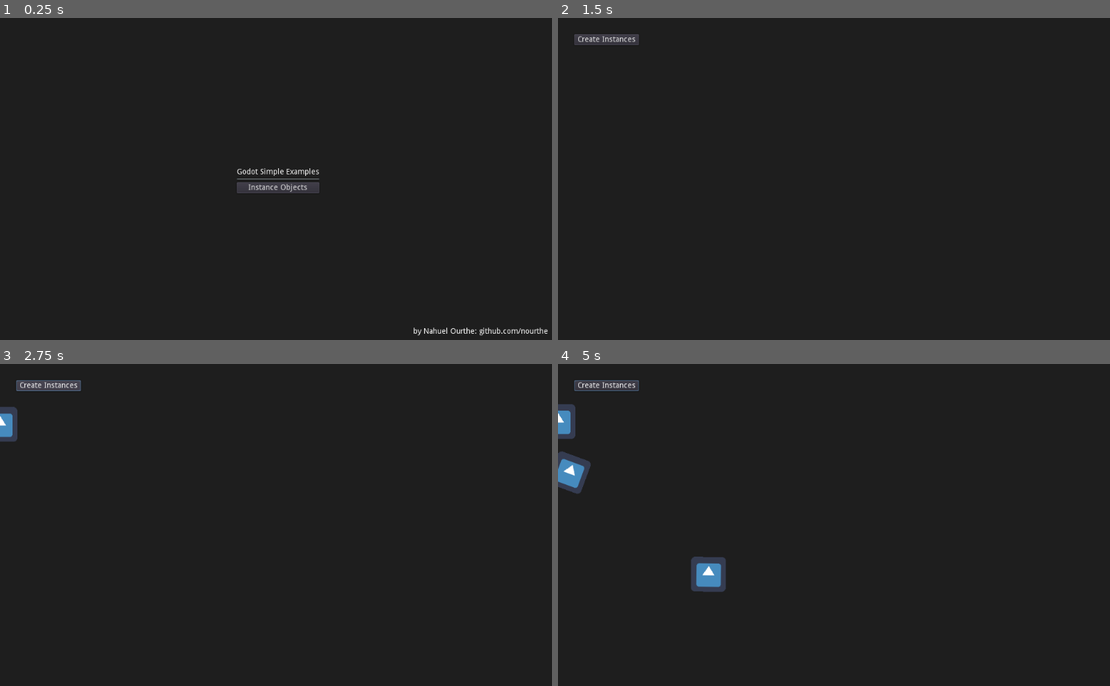
Above: before the commit, frames 1-4 (two rows, left to right).
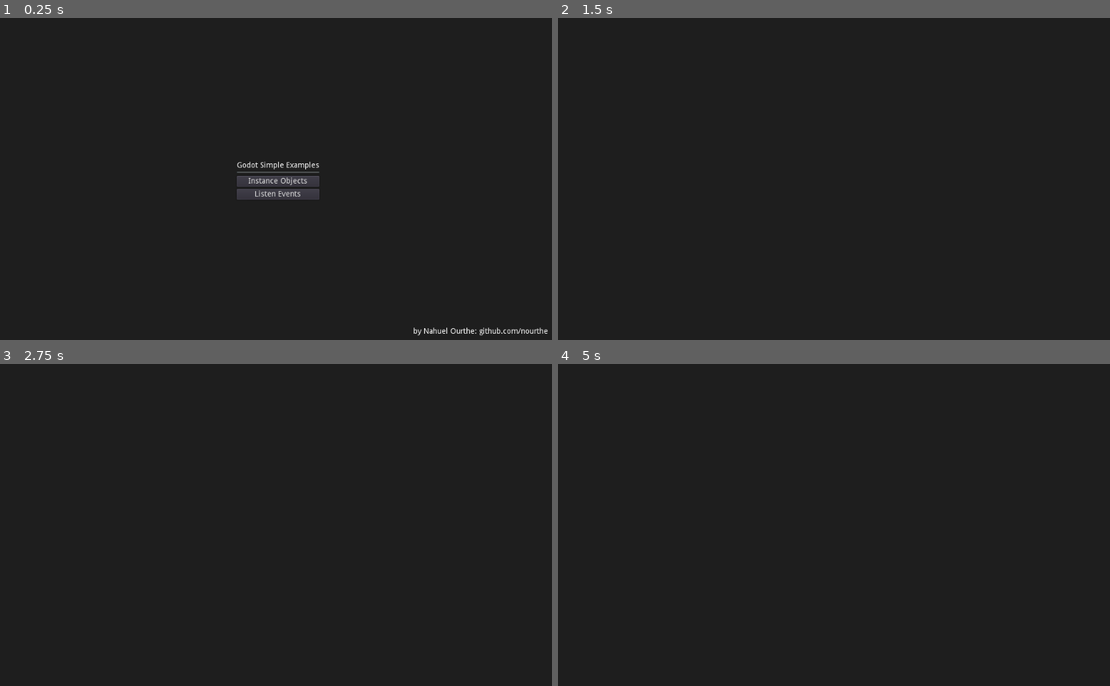
Above: after the commit, the same moments.

Repository: nourthe/godot-simple-examples
Game: Godot game, scene res://menu.tscn
The game is run twice, just before and just after one commit, with the same random seed, the same clock (stepped at 60 frames per second) and the same inputs. The engine's default icon, where the game draws it, is replaced by a stand-in: a white triangle on a blue panel in a dark square.
Inputs (mouse positions are in pixels of both pictures, inside the frame that each line leads up to):
- Up to frame 1 (0.25 s): no input
- Up to frame 2 (1.5 s): click (834, 195) at 0.5 s, where only the run after the commit has a clickable "Listen Events"; click (834, 188) at 1.25 s, where only the run before the commit has a clickable "Instance Objects"
- Up to frame 3 (2.75 s): click (49, 386) at 2 s, where only the run before the commit has a clickable "Create Instances"
- Up to frame 4 (5 s): click (607, 386) at 2.75 s, where only the run before the commit has a clickable "Create Instances"; click (607, 386) at 3.5 s, where only the run before the commit has a clickable "Create Instances"; tap Enter at 4.25 s; move the mouse to (960, 508) at 4.27 s; click (960, 508) at 4.42 s

The runs differ from the first frame. In frame 1, 1.1% of the frame differs, in the area x 42-58%, y 44-57%; in frame 2, 0.4%; in frame 3, 0.7%; in frame 4, 2.0%, in the area x 0-31%, y 4-71%.
Error after the commit: Parse Error: Mixed tabs and spaces in indentation. (res://examples/events/events.gd:22)

Commit message:
Created event scene and linked in menu

Diff:
--- /dev/null
+++ b/examples/events/events.gd
@@ -0,0 +1,22 @@
+extends Control
+
+# Declare member variables here. Examples:
+# var a = 2
+# var b = "text"
+
+# Called when the node enters the scene tree for the first time.
+func _ready():
+	pass # Replace with function body.
+
+# Called every frame. 'delta' is the elapsed time since the previous frame.
+#func _process(delta):
+#	pass
+
+# Called by an InputEvent (Hint: Click keywords as InputEvent pressing Ctrl to get help).
+func _input(event):
+	if event is InputEventMouseButton:
+		$center/text.set_text("Mouse Click/Unclick at: " + String(event.position))
+	elif event is InputEventMouseMotion:
+		$center/text.set_text("Mouse Motion at: " + String(event.position))
+	elif event is InputEventKey:
+        $center/text.set_text("Key pressed/unpressed: " + String(event.scancode))
--- /dev/null
+++ b/examples/events/events.tscn
@@ -0,0 +1,18 @@
+[gd_scene load_steps=2 format=2]
+
+[ext_resource path="res://examples/events/events.gd" type="Script" id=1]
+
+[node name="events" type="Control"]
+anchor_right = 1.0
+anchor_bottom = 1.0
+script = ExtResource( 1 )
+
+[node name="center" type="CenterContainer" parent="."]
+anchor_right = 1.0
+anchor_bottom = 1.0
+
+[node name="text" type="Label" parent="center"]
+margin_left = 512.0
+margin_top = 293.0
+margin_right = 512.0
+margin_bottom = 307.0
--- a/menu.tscn
+++ b/menu.tscn
@@ -16,6 +16,10 @@
 
 func _on_instances_pressed():
 	get_tree().change_scene(\"res://examples/instances/instances.tscn\")
+
+
+func _on_events_pressed():
+	get_tree().change_scene(\"res://examples/events/events.tscn\")
 "
 
 [node name="menu" type="Control"]
@@ -29,9 +33,9 @@
 
 [node name="vbox" type="VBoxContainer" parent="center"]
 margin_left = 436.0
-margin_top = 277.0
+margin_top = 265.0
 margin_right = 588.0
-margin_bottom = 323.0
+margin_bottom = 335.0
 
 [node name="title" type="Label" parent="center/vbox"]
 margin_right = 152.0
@@ -49,6 +53,12 @@
 margin_bottom = 46.0
 text = "Instance Objects"
 
+[node name="events" type="Button" parent="center/vbox"]
+margin_top = 50.0
+margin_right = 152.0
+margin_bottom = 70.0
+text = "Listen Events"
+
 [node name="credits" type="Label" parent="."]
 anchor_left = 1.0
 anchor_top = 1.0
@@ -59,3 +69,4 @@
 text = "by Nahuel Ourthe: github.com/nourthe"
 
 [connection signal="pressed" from="center/vbox/instances" to="." method="_on_instances_pressed"]
+[connection signal="pressed" from="center/vbox/events" to="." method="_on_events_pressed"]
